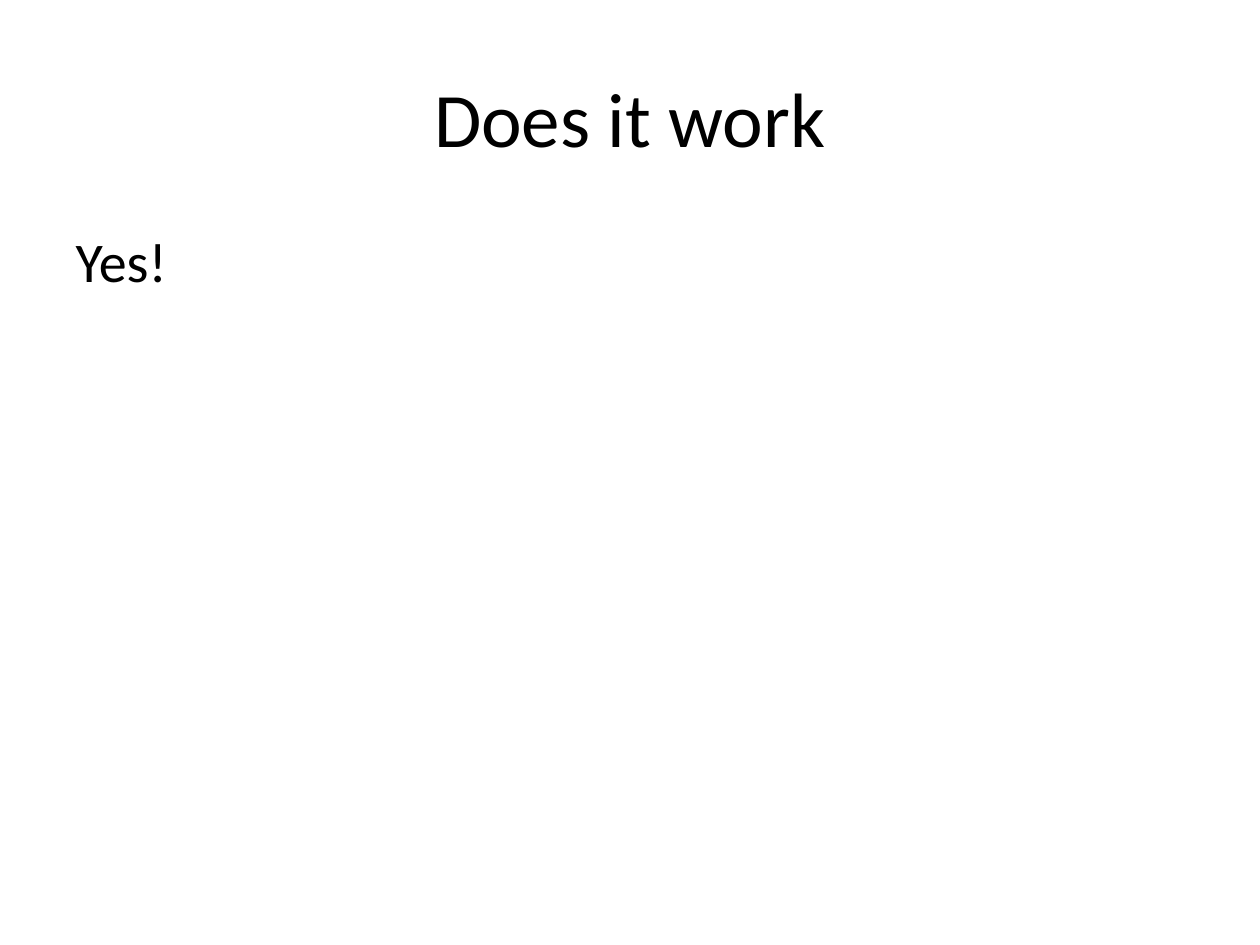
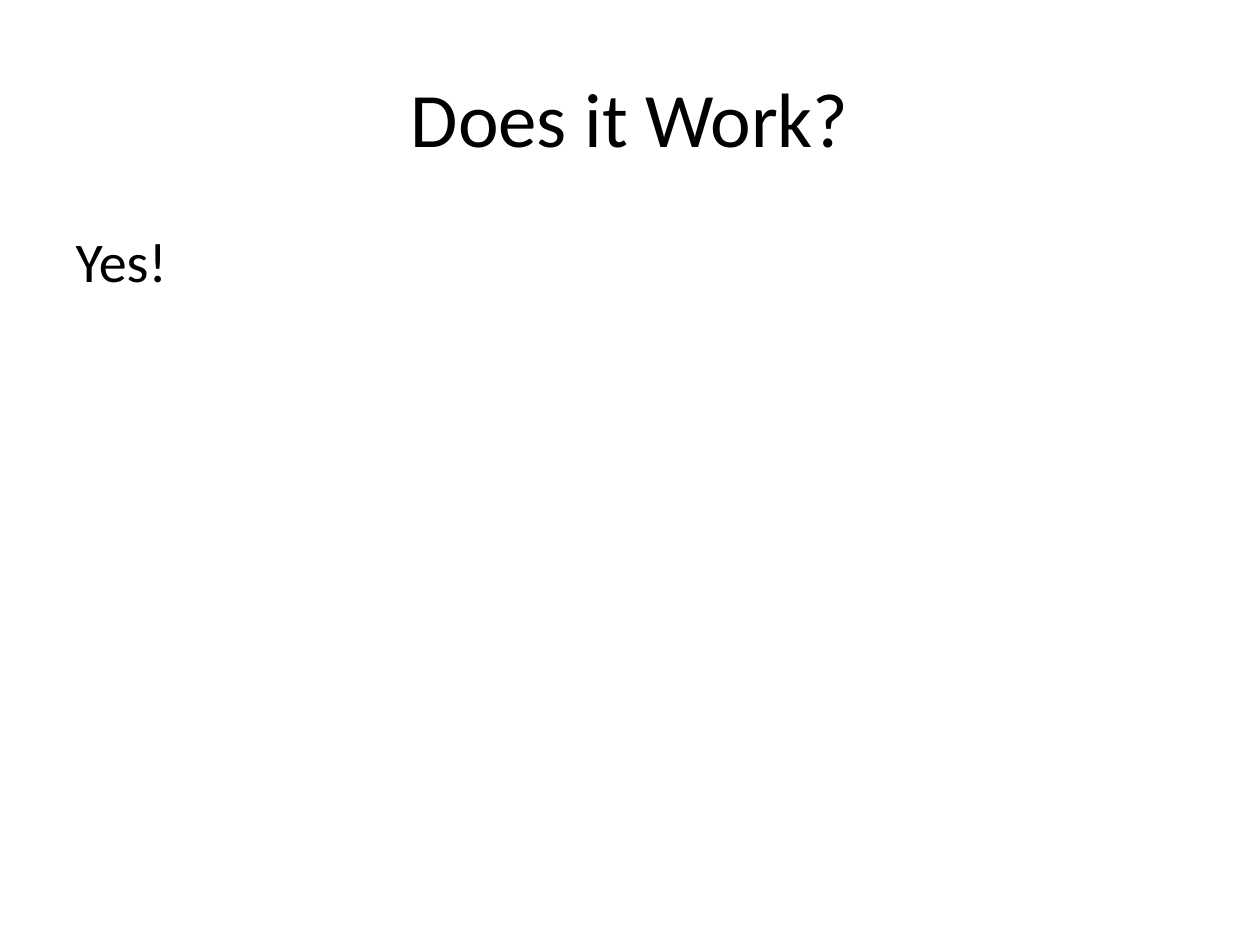
Before and after one commit to danielsomerfield/dev-nexus-presentation, a slide deck: slide 12 of deck/Dev Nexus Presentation.pptx (slide 17 before the commit). Drawn at 1260x945 pixels with LibreOffice and Linux fonts; fonts in the diff are those of the drawing. Boxes give left, top, right and bottom in pixels: in the first picture for what was removed or moved away, otherwise in the second. Text is boxed around its words. In the diff, an @@ line names an element or a change of style, - is before the commit and + after.

```diff
--- a/deck/Dev Nexus Presentation.pptx
+++ b/deck/Dev Nexus Presentation.pptx
@@ title at (x1=411, y1=93, x2=848, y2=148): text changed @@
-Does it work
+Does it Work?
```
Also in this commit, not shown: 4 other slides changed, 4 slides added, 5 other files.
